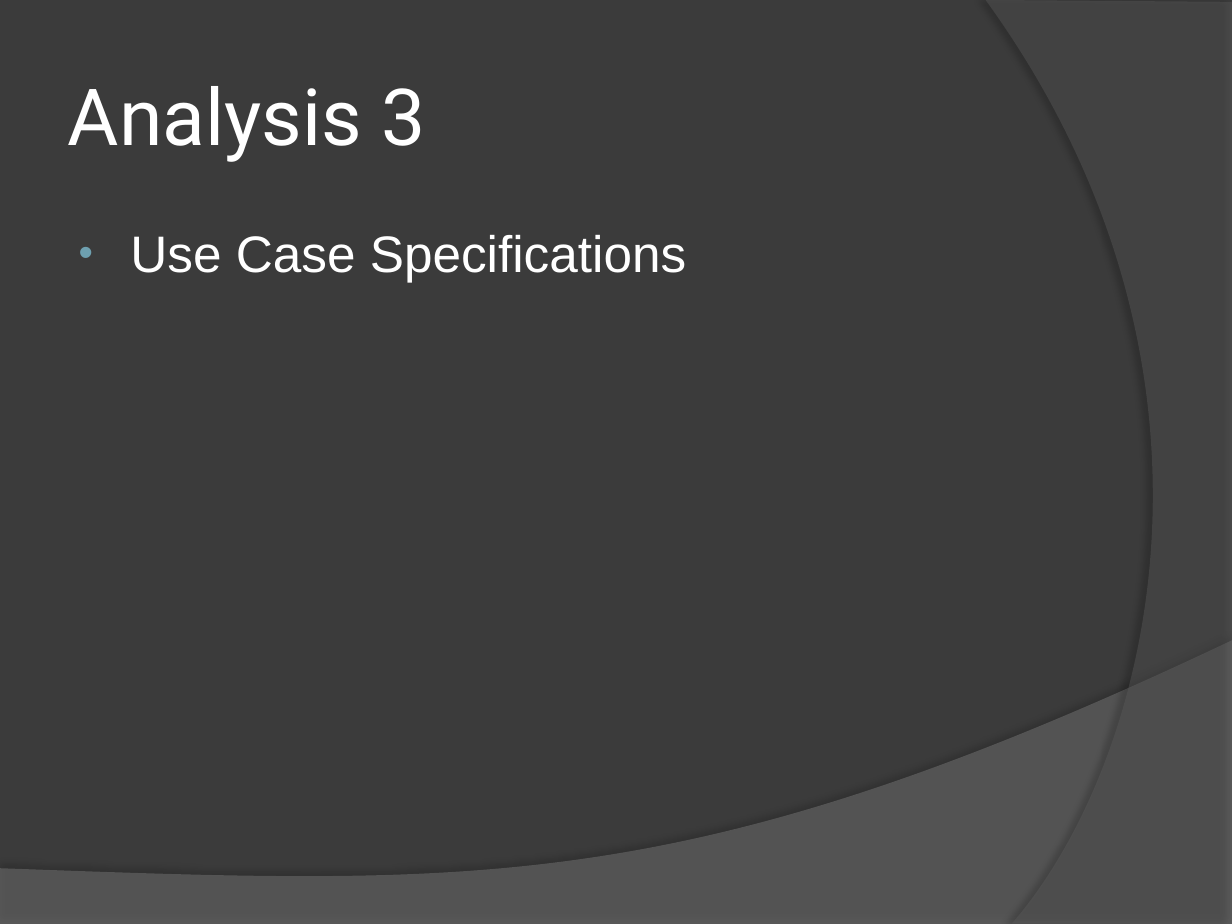
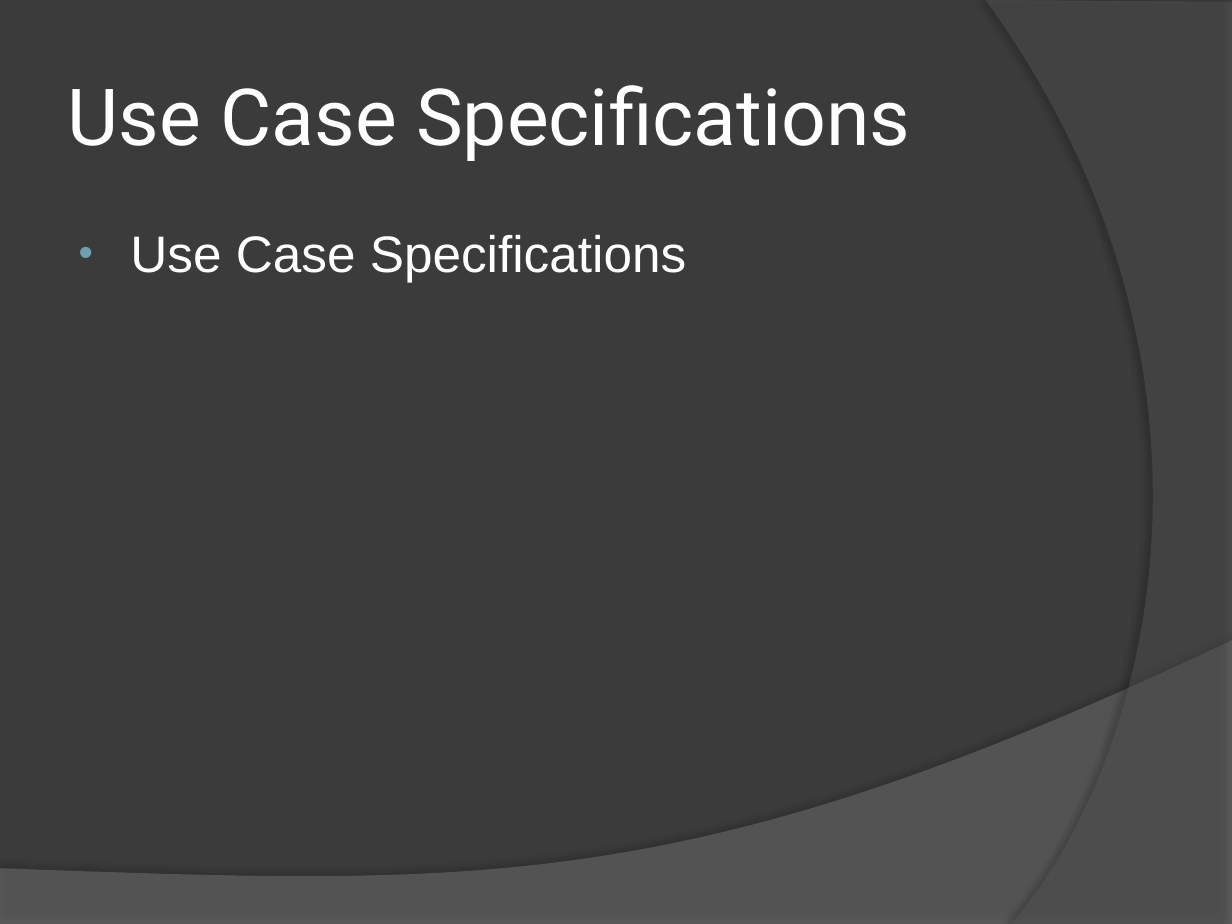
Before and after one commit to bsclayt1/CSE360-Project, a slide deck: slide 11 of Presentation/Presentation.pptx (slide 12 before the commit). Drawn at 1232x924 pixels with LibreOffice and Linux fonts; fonts in the diff are those of the drawing. Boxes give left, top, right and bottom in pixels: in the first picture for what was removed or moved away, otherwise in the second. Text is boxed around its words. In the diff, an @@ line names an element or a change of style, - is before the commit and + after.

```diff
--- a/Presentation/Presentation.pptx
+++ b/Presentation/Presentation.pptx
@@ title at <box>68,85,910,161</box>: text changed @@
-Analysis 3
+Use Case Specifications
```
Also in this commit, not shown: 8 other slides changed, 1 slide added, 4 slides removed, 8 other files.
